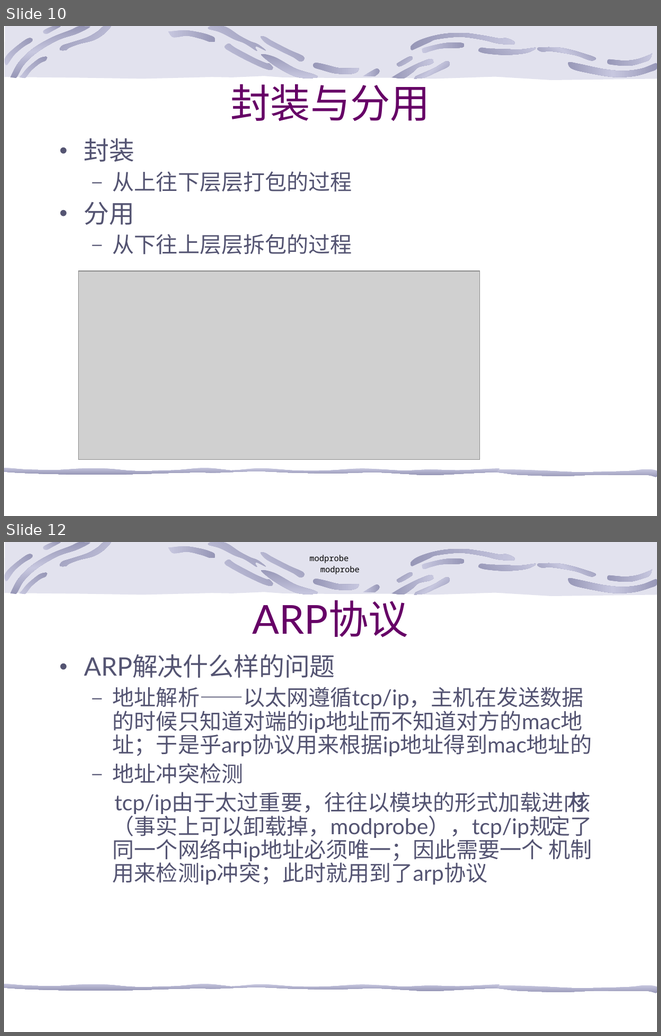
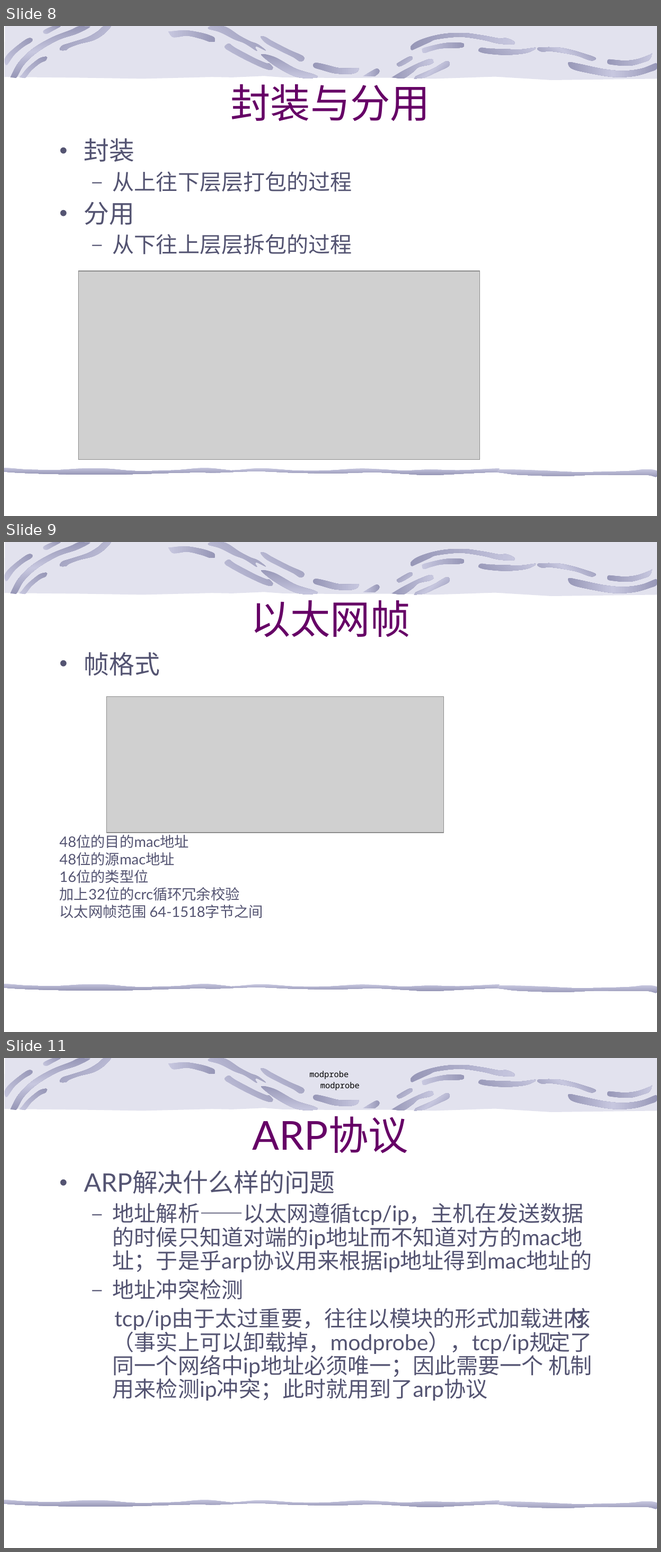
Before and after one commit to 13242084001/shell, a slide deck: 网络知识.ppt. Shown one above the other, each under a label of ours: slides 10 and 12 before the commit, slides 8, 9 and 11 after it; the slides between them are not shown. The pictures are 661x1036 and 661x1552 pixels, drawn with LibreOffice and Linux fonts; fonts in the diff are those of the drawing; grey boxes stand for pictures; background and template pictures are left out. Boxes give left, top, right and bottom in pixels: in the first picture for what was removed or moved away, otherwise in the second. Text is boxed around its words. In the diff, an @@ line names an element or a change of style, - is before the commit and + after.

```diff
--- a/网络知识.ppt
+++ b/网络知识.ppt
@@ slide 9 added at [4, 542, 657, 1032], background picture (left out); not listed: 25 template elements that a slide beside it also shows @@
@@ title added at [250, 593, 410, 637], 44 pt, text #660066 @@
+以太网帧
@@ text added at [60, 652, 263, 918], 16 pt, text #545472 @@
+• 帧格式
+48位的目的mac地址
+48位的源mac地址
+16位的类型位
+加上32位的crc循环冗余校验
+以太网帧范围 64-1518字节之间
@@ picture added at [106, 697, 443, 832] @@
@@ what was slide 10 is now slide 8 @@
@@ what was slide 12 is now slide 11 @@
```
Also in this commit, not shown: 7 slides changed, 11 other slides added, 44 slides removed.
